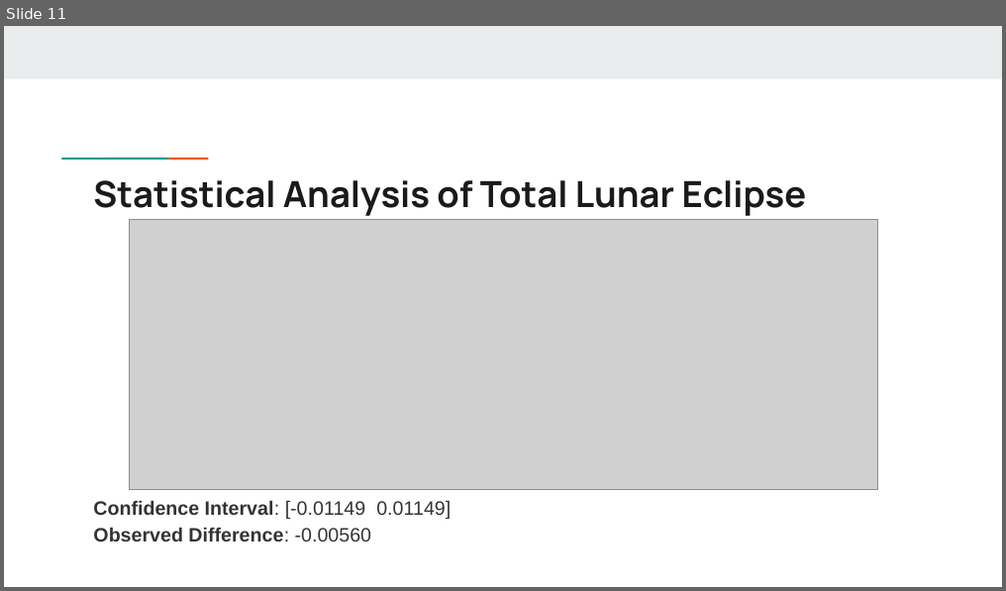
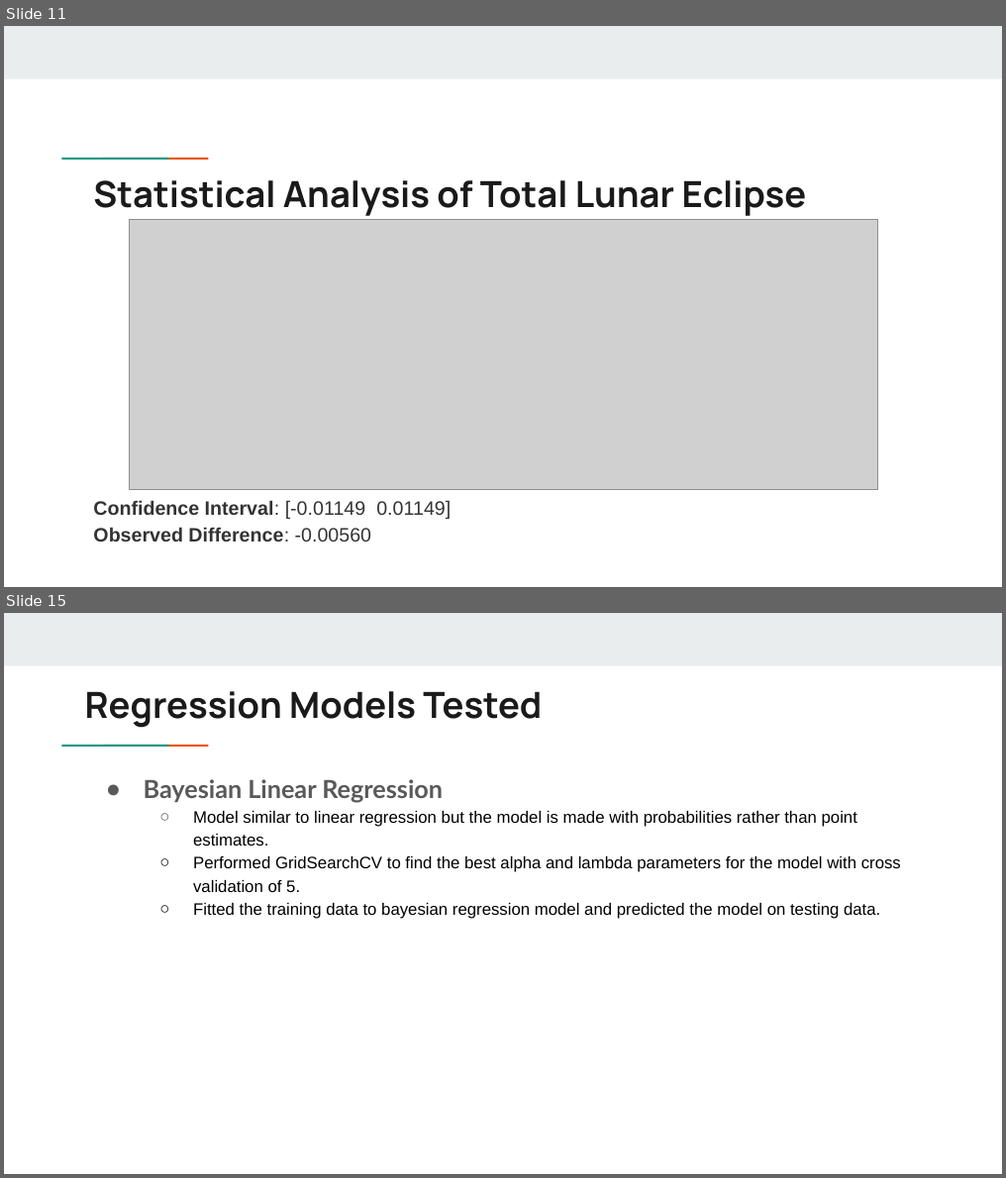
Before and after one commit to rachelraikar/Capstone1-Eclipses, a slide deck: Solar and Lunar Eclipse Milestone Report.pptx. Shown one above the other, each under a label of ours: slide 11 before the commit, slides 11 and 15 after it; the slides between them are not shown. The pictures are 1006x591 and 1006x1178 pixels, drawn with LibreOffice and Linux fonts; fonts in the diff are those of the drawing; grey boxes stand for pictures. Boxes give left, top, right and bottom in pixels: in the first picture for what was removed or moved away, otherwise in the second. Text is boxed around its words. In the diff, an @@ line names an element or a change of style, - is before the commit and + after.

```diff
--- a/Solar and Lunar Eclipse Milestone Report.pptx
+++ b/Solar and Lunar Eclipse Milestone Report.pptx
@@ slide 15 added at box(4, 613, 1002, 1174), background #FFFFFF; not listed: 3 template elements that a slide beside it also shows @@
@@ title added at box(85, 691, 542, 728), 26 pt, text #1A1A1A, bold @@
+Regression Models Tested
@@ text added at box(144, 779, 901, 919), 12 pt, text #000000 @@
+● Bayesian Linear Regression
+  ○ Model similar to linear regression but the model is made with probabilities rather than point estimates.
+  ○ Performed GridSearchCV to find the best alpha and lambda parameters for the model with cross validation of 5.
+  ○ Fitted the training data to bayesian regression model and predicted the model on testing data.
```
Also in this commit, not shown: 1 slide changed, 5 other slides added, 1 other file.
